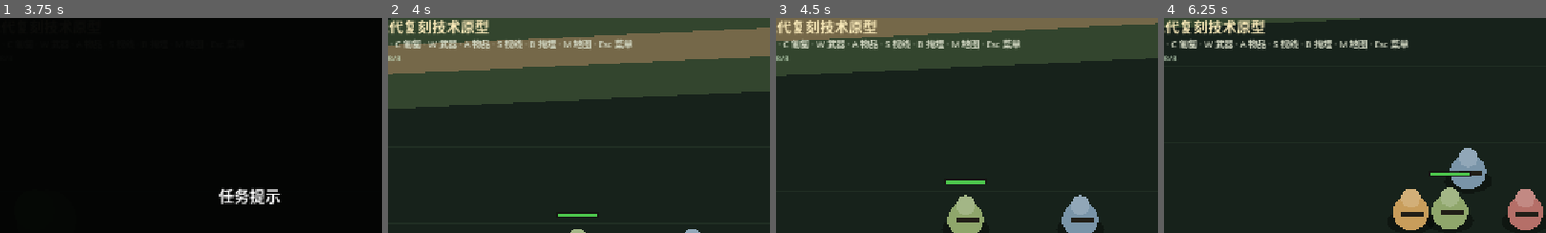
Above: before the commit, frames 1-4 (left to right).
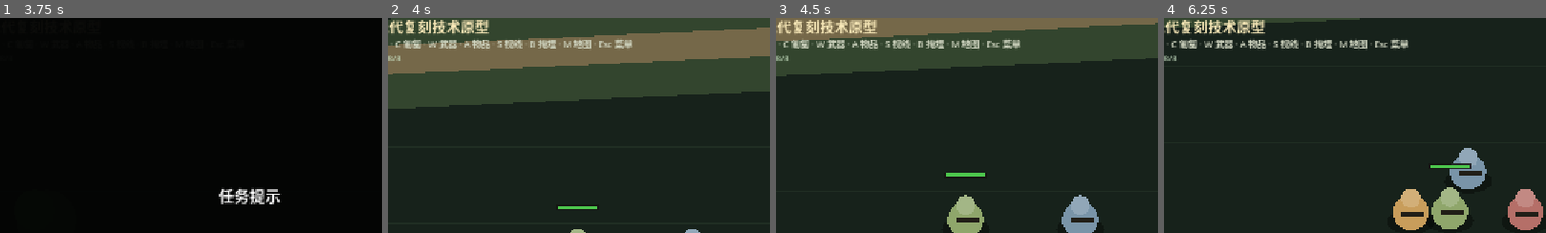
Above: after the commit, the same moments.

Repository: bigsinger/1937tezhongbing
Game: Godot game, scene res://scenes/main.tscn
The game is run twice, just before and just after one commit, with the same random seed, the same clock (stepped at 60 frames per second) and the same inputs.
Inputs (mouse positions are % of the whole screen's width and height, from its top left):
- Up to frame 1 (3.75 s): tap Enter (ui_accept) at 0.5, 0.77, 1.25, 2, 2.75, 3.5 s; move the mouse to (72, 45) at 0.52 s; hold Right (ui_right) 0.53-1.25 s; tap R at 0.6 s; click (72, 45) at 0.67 s; drag from (30, 55) to (45, 70) at 1.27 s; move the mouse to (60, 28) at 2.02 s; hold Right (ui_right) 2.03-2.75 s; tap B at 2.1 s; drag from (45, 70) to (20, 35) at 2.77 s; move the mouse to (80, 65) at 3.52 s; hold Left (ui_left) from 3.53 s (still down); tap Ctrl at 3.6 s
- Up to frame 2 (4 s): keep holding Left (ui_left); tap Enter (ui_accept) at 3.77 s
- Up to frame 3 (4.5 s): release Left (ui_left) at 4.25 s; drag from (20, 35) to (35, 25) at 4.27 s
- Up to frame 4 (6.25 s): move the mouse to (55, 50) at 5.02 s; hold Down (ui_down) 5.03-5.75 s; tap 2 at 5.1 s; click (55, 50) at 5.17 s; drag from (35, 25) to (30, 55) at 5.77 s
The pictures show only the part of the screen within x 17-67%, y 3-53%; the shares and areas given below are measured in that part.

Frame 1 is identical in both runs. In frame 2, 0.3% of the frame differs, in the area x 44-55%, y 87-93%; in frame 3, 0.4%; in frame 4, 0.4%, in the area x 69-81%, y 67-74%.

Commit message:
Render occluded directional enemy vision and document screenshots

Diff:
--- a/Remake/game/scripts/enemy_unit.gd
+++ b/Remake/game/scripts/enemy_unit.gd
@@ -570,9 +570,12 @@
 		float(sense_profile.get("vertical_radius", 0.0)),
 	)
 	if vision_radii.x > 0.0 and vision_radii.y > 0.0:
-		_draw_ellipse_outline(vision_radii, Color(0.25, 0.90, 0.38, 0.82), 2.0)
 		var near_ratio := clampf(float(sense_profile.get("near_band_ratio", 0.5)), 0.1, 1.0)
-		_draw_ellipse_outline(vision_radii * near_ratio, Color(0.30, 0.96, 0.46, 0.72) if not is_crawling else Color(0.92, 0.24, 0.18, 0.82), 1.5)
+		# Commandos-style directional perception: green is detectable while the
+		# target stands, red is the outer band that needs a prone target. Every
+		# ray stops at the first L2 sight obstruction, so walls cut the fan.
+		_draw_visibility_fan(vision_radii, 1.0, Color(0.92, 0.22, 0.16, 0.10), Color(0.92, 0.22, 0.16, 0.74))
+		_draw_visibility_fan(vision_radii, near_ratio, Color(0.20, 0.90, 0.35, 0.16), Color(0.20, 0.96, 0.42, 0.88))
 	var attack_radii := Vector2(
 		float(weapon_profile.get("horizontal_range", 0.0)),
 		float(weapon_profile.get("vertical_range", 0.0)),
@@ -587,3 +590,31 @@
 		var angle := TAU * float(index) / 48.0
 		points.append(Vector2(cos(angle) * radii.x, sin(angle) * radii.y))
 	draw_polyline(points, color, width, true)
+
+func _draw_visibility_fan(radii: Vector2, ratio: float, fill: Color, outline: Color) -> void:
+	var center: float = TACTICAL_SENSES.original_direction_center_degrees(original_direction_index)
+	var half_angle: float = TACTICAL_SENSES.original_direction_half_angle_degrees(original_direction_index)
+	if center < 0.0 or half_angle <= 0.0:
+		return
+	var points := PackedVector2Array([Vector2.ZERO])
+	const STEPS := 24
+	for step: int in range(STEPS + 1):
+		var degrees: float = center - half_angle + (2.0 * half_angle * float(step) / float(STEPS))
+		var candidate := Vector2(cos(deg_to_rad(degrees)) * radii.x * ratio, sin(deg_to_rad(degrees)) * radii.y * ratio)
+		var endpoint := _clip_vision_ray(candidate)
+		points.append(endpoint)
+	if points.size() >= 3:
+		draw_colored_polygon(points, fill)
+		draw_polyline(points, outline, 1.5, true)
+
+func _clip_vision_ray(candidate: Vector2) -> Vector2:
+	if dynamic_occupancy == null:
+		return candidate
+	var accepted := Vector2.ZERO
+	const STEPS := 32
+	for step: int in range(1, STEPS + 1):
+		var probe := candidate * (float(step) / float(STEPS))
+		if not dynamic_occupancy.has_line_of_sight(position, position + probe, [scene_index]):
+			break
+		accepted = probe
+	return accepted
--- a/Remake/game/scripts/squad_unit.gd
+++ b/Remake/game/scripts/squad_unit.gd
@@ -939,9 +939,12 @@
 		var health_ratio := clampf(
 			float(current_hit_points) / float(maximum_hit_points), 0.0, 1.0
 		)
-		draw_rect(Rect2(-18.0, -34.0, 36.0, 5.0), Color(0.08, 0.08, 0.07, 0.85), true)
+		# Imported sprites have widely varying heights. Anchor the selection bar
+		# above the actual sprite bounds, never across its face/body.
+		var health_y := -maxf(sprite_anchor.y, 28.0) - 12.0
+		draw_rect(Rect2(-18.0, health_y, 36.0, 5.0), Color(0.08, 0.08, 0.07, 0.85), true)
 		draw_rect(
-			Rect2(-17.0, -33.0, 34.0 * health_ratio, 3.0),
+			Rect2(-17.0, health_y + 1.0, 34.0 * health_ratio, 3.0),
 			Color(0.30, 0.78, 0.30) if health_ratio > 0.35 else Color(0.92, 0.25, 0.18),
 			true,
 		)
Not shown, changed: Remake/README.md
Not shown, added: Remake/Screenshots/failure-menu.png
Not shown, added: Remake/Screenshots/inventory.png
Not shown, added: Remake/Screenshots/tactical-map.png
